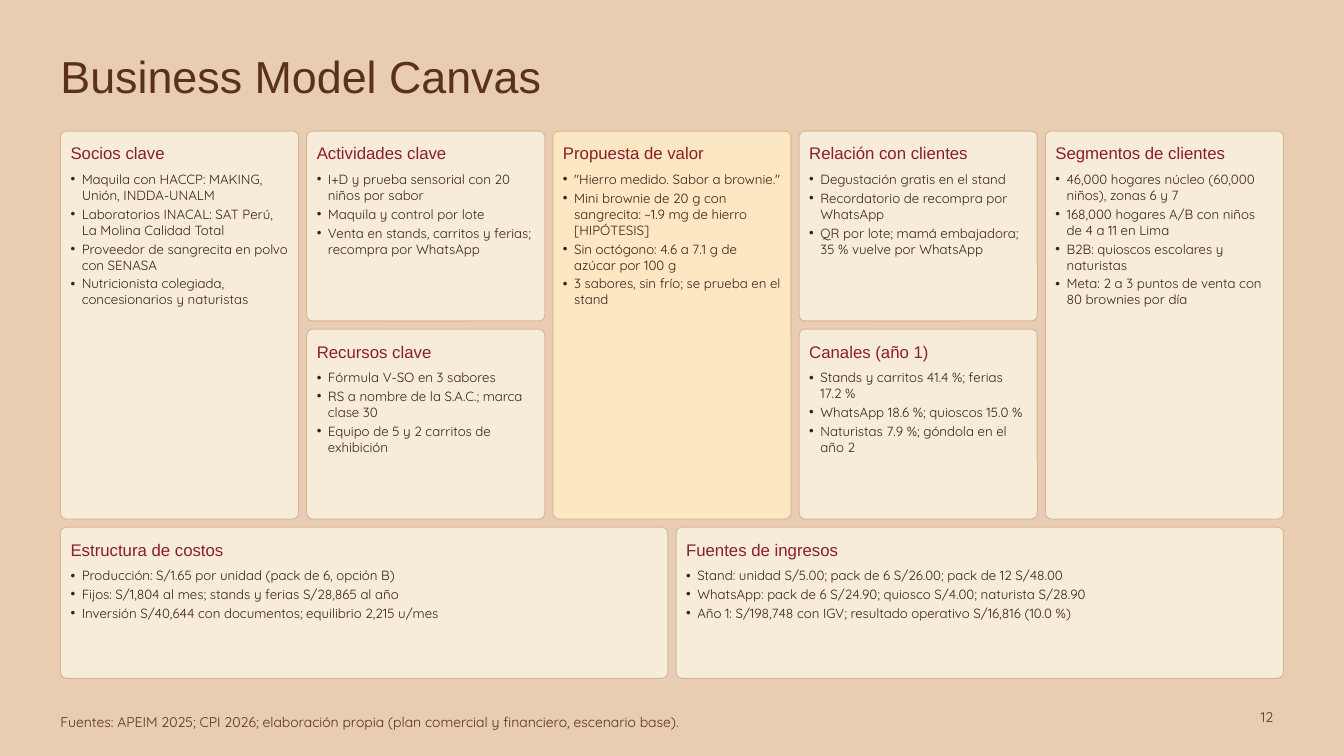
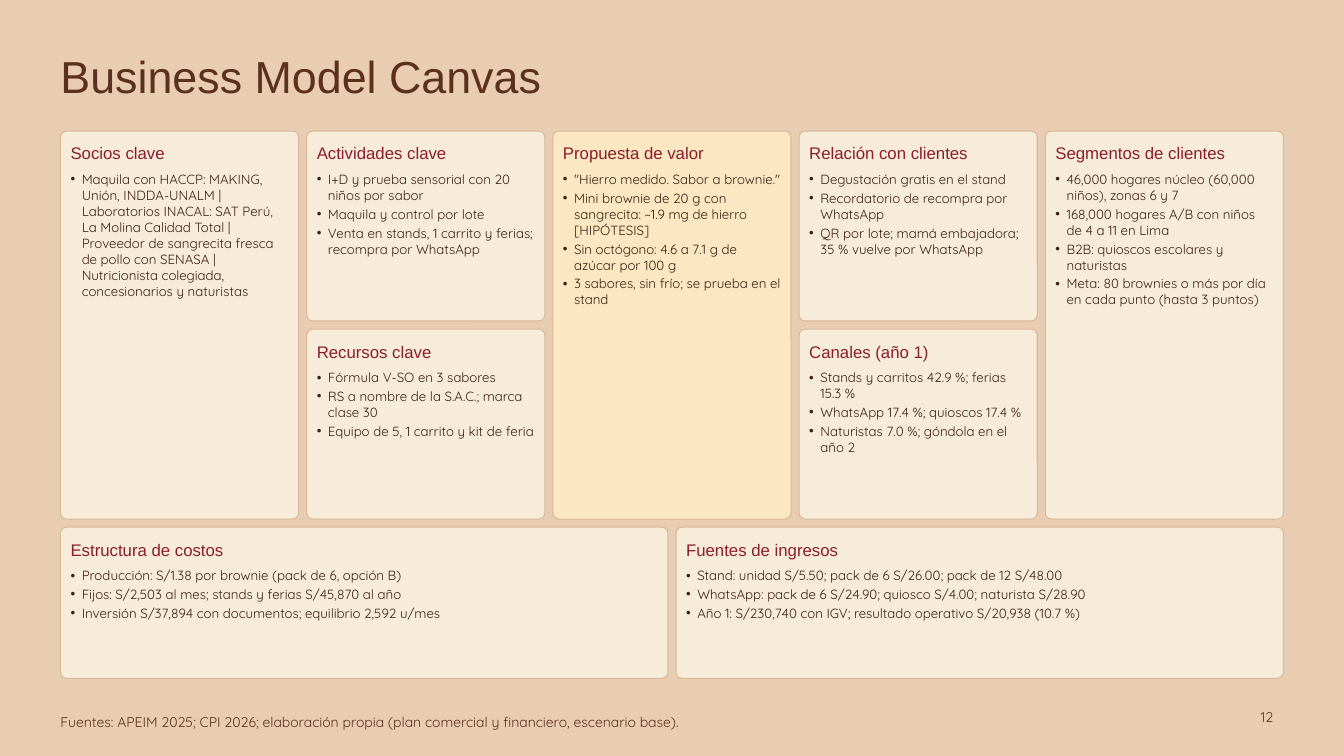
Before and after one commit to Darknow-web/Desarrollo-y-lanzamiento-de-producto-y-marca, a slide deck: slide 12 of 04-reformulacion/T1-presentacion-AndiBite-2-0.pptx. Drawn at 1344x756 pixels with LibreOffice and Linux fonts; fonts in the diff are those of the drawing. Boxes give left, top, right and bottom in pixels: in the first picture for what was removed or moved away, otherwise in the second. Text is boxed around its words. In the diff, an @@ line names an element or a change of style, - is before the commit and + after.

```diff
--- a/04-reformulacion/T1-presentacion-AndiBite-2-0.pptx
+++ b/04-reformulacion/T1-presentacion-AndiBite-2-0.pptx
@@ text at <box>82,174,274,299</box>: text changed @@
-• Maquila con HACCP: MAKING, Unión, INDDA-UNALM
-• Laboratorios INACAL: SAT Perú, La Molina Calidad Total
-• Proveedor de sangrecita en polvo con SENASA
-• Nutricionista colegiada, concesionarios y naturistas
+• Maquila con HACCP: MAKING, Unión, INDDA-UNALM | Laboratorios INACAL: SAT Perú, La Molina Calidad Total | Proveedor de sangrecita fresca de pollo con SENASA | Nutricionista colegiada, concesionarios y naturistas
@@ text at <box>328,228,533,257</box>: text changed @@
-• Venta en stands, carritos y ferias; recompra por WhatsApp
+• Venta en stands, 1 carrito y ferias; recompra por WhatsApp
@@ text at <box>1067,278,1266,307</box>: text changed @@
-• Meta: 2 a 3 puntos de venta con 80 brownies por día
+• Meta: 80 brownies o más por día en cada punto (hasta 3 puntos)
@@ text at <box>820,372,1007,452</box>: text changed @@
-• Stands y carritos 41.4 %; ferias 17.2 %
-• WhatsApp 18.6 %; quioscos 15.0 %
-• Naturistas 7.9 %; góndola en el año 2
+• Stands y carritos 42.9 %; ferias 15.3 %
+• WhatsApp 17.4 %; quioscos 17.4 %
+• Naturistas 7.0 %; góndola en el año 2
@@ text at <box>328,426,534,439</box>: text changed @@
-• Equipo de 5 y 2 carritos de exhibición
+• Equipo de 5, 1 carrito y kit de feria
@@ text at <box>82,569,440,621</box>: text changed @@
-• Producción: S/1.65 por unidad (pack de 6, opción B)
-• Fijos: S/1,804 al mes; stands y ferias S/28,865 al año
-• Inversión S/40,644 con documentos; equilibrio 2,215 u/mes
+• Producción: S/1.38 por brownie (pack de 6, opción B)
+• Fijos: S/2,503 al mes; stands y ferias S/45,870 al año
+• Inversión S/37,894 con documentos; equilibrio 2,592 u/mes
@@ text at <box>697,569,1062,583</box>: text changed @@
-• Stand: unidad S/5.00; pack de 6 S/26.00; pack de 12 S/48.00
+• Stand: unidad S/5.50; pack de 6 S/26.00; pack de 12 S/48.00
@@ text at <box>697,607,1062,621</box>: text changed @@
-• Año 1: S/198,748 con IGV; resultado operativo S/16,816 (10.0 %)
+• Año 1: S/230,740 con IGV; resultado operativo S/20,938 (10.7 %)
```
Also in this commit, not shown: 9 other slides changed, 5 other files.
